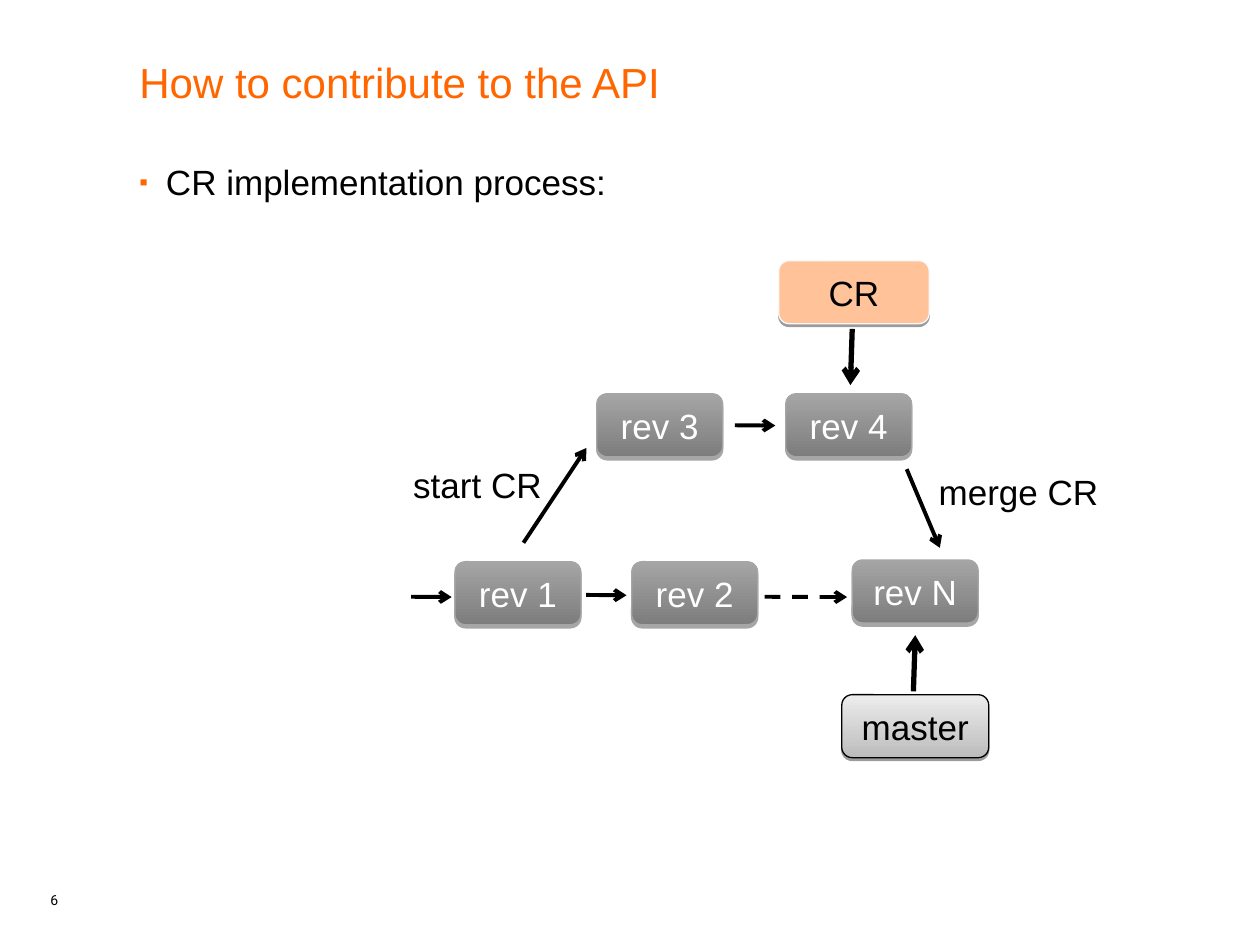
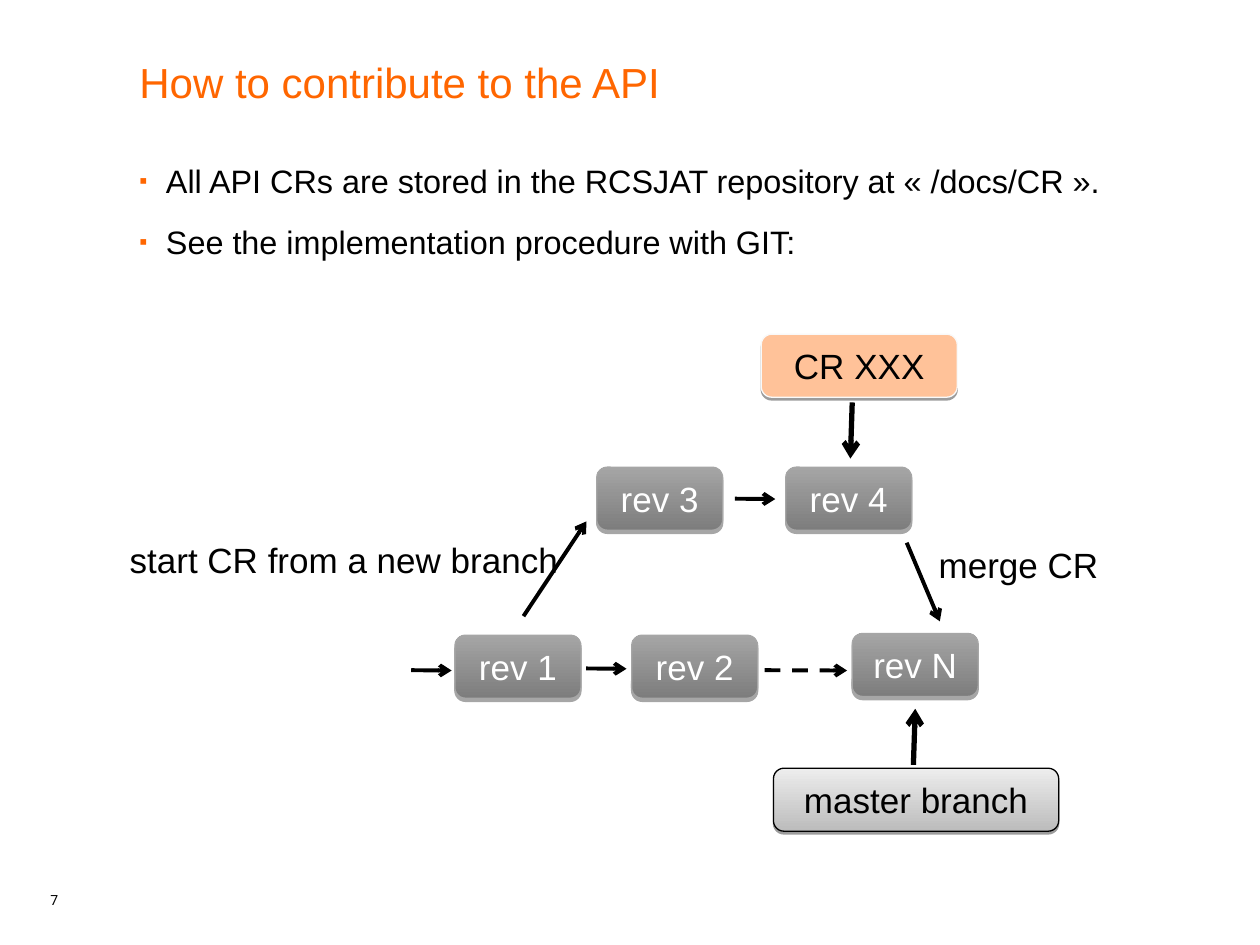
Before and after one commit to android-rcs/rcsjta, a slide deck: slide 7 of docs/RCSJTA_open_source.ppt (slide 6 before the commit). Drawn at 1260x945 pixels with LibreOffice and Linux fonts; fonts in the diff are those of the drawing. Boxes give left, top, right and bottom in pixels: in the first picture for what was removed or moved away, otherwise in the second. Text is boxed around its words. In the diff, an @@ line names an element or a change of style, - is before the commit and + after.

Commit message:
Update docs

```diff
--- a/docs/RCSJTA_open_source.ppt
+++ b/docs/RCSJTA_open_source.ppt
@@ text removed at bbox=[166, 169, 606, 202] @@
-▪ CR implementation process:
@@ text added at bbox=[166, 169, 1064, 260], 18.5 pt, text #000000 @@
+▪ All API CRs are stored in the RCSJAT repository at « /docs/CR ».
+▪ See the implementation procedure with GIT:
@@ rounded rectangle "CR XXX": place and size @@
-rounded rectangle "CR XXX" at bbox=[779, 261, 929, 324]
+rounded rectangle "CR XXX" at bbox=[761, 334, 958, 397]
@@ text in rounded rectangle at bbox=[794, 354, 924, 380]: text changed @@
-CR
+CR XXX
@@ text removed at bbox=[413, 473, 542, 499] @@
-start CR
@@ text added at bbox=[130, 547, 558, 580], 20 pt, text #000000 @@
+start CR from a new branch
@@ 8 arrows, 5 rounded rectangles, 1 text: place and size @@
-8 arrows, 5 rounded rectangles, 1 text at bbox=[411, 329, 1099, 692]
+8 arrows, 5 rounded rectangles, 1 text at bbox=[411, 402, 1099, 765]
@@ rounded rectangle "master branch": place and size @@
-rounded rectangle "master branch" at bbox=[842, 694, 989, 757]
+rounded rectangle "master branch" at bbox=[774, 769, 1058, 832]
@@ text in rounded rectangle at bbox=[804, 788, 1028, 814]: text changed @@
-master
+master branch
@@ page number at bbox=[50, 895, 58, 905]: text changed @@
-6
+7
```
Also in this commit, not shown: 3 other slides changed, 2 slides added, 1 slide removed, 7 other files.
